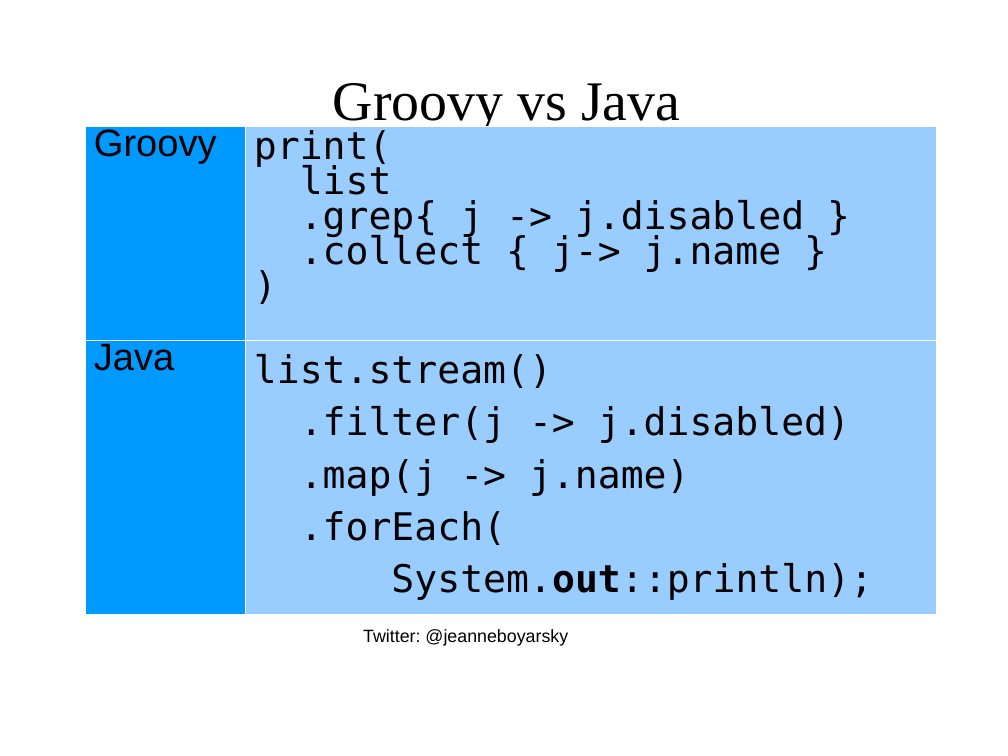
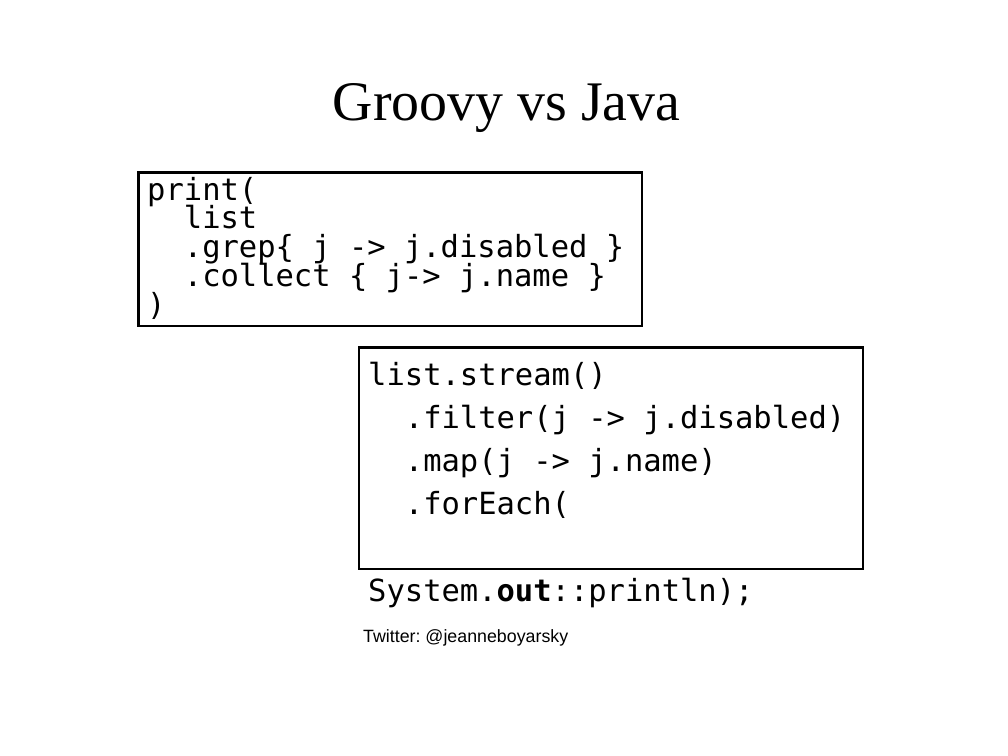
Before and after one commit to boyarsky/java-8-streams-by-puzzles, a slide deck: slide 4 of docs/Slides.ppt. Drawn at 1008x756 pixels with LibreOffice and Linux fonts; fonts in the diff are those of the drawing; background and template pictures are left out. Boxes give left, top, right and bottom in pixels: in the first picture for what was removed or moved away, otherwise in the second. Text is boxed around its words. In the diff, an @@ line names an element or a change of style, - is before the commit and + after.

```diff
--- a/docs/Slides.ppt
+++ b/docs/Slides.ppt
@@ table removed at (85, 126, 936, 615), 2 rows, 2 columns @@
-Groovy | print( / list / .grep{ j -> j.disabled } / .collect { j-> j.name } / )
-Java | list.stream() / .filter(j -> j.disabled) / .map(j -> j.name) / .forEach( / System.out::println);
@@ rectangle added at (138, 172, 642, 326), outline #000000 2.01 pt, 24 pt, text #000000 @@
+print(
+list
+.grep{ j -> j.disabled }
+.collect { j-> j.name }
+)
@@ rectangle added at (359, 348, 863, 569), outline #000000 2.01 pt, 24 pt, text #000000 @@
+list.stream()
+.filter(j -> j.disabled)
+.map(j -> j.name)
+.forEach(
+System.out::println);
```
Also in this commit, not shown: 7 other slides changed.
